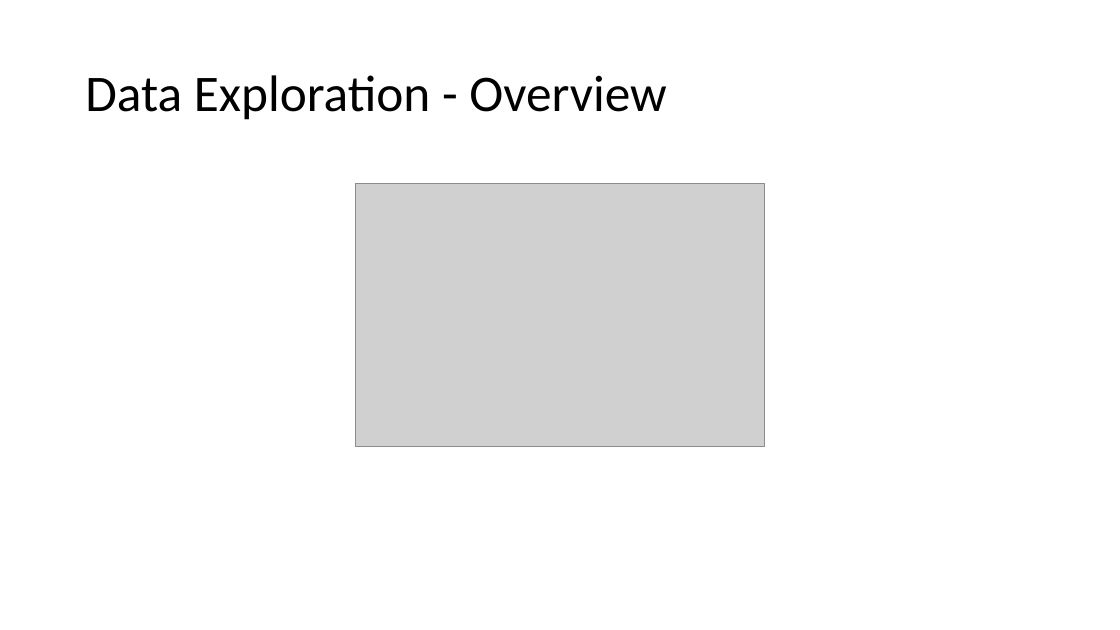
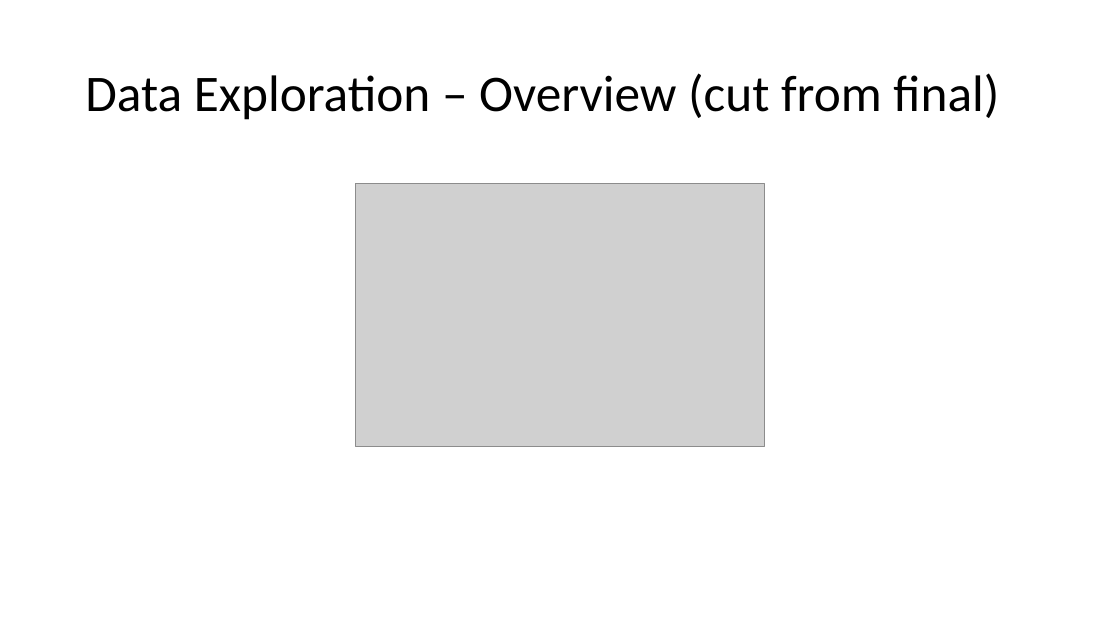
Before and after one commit to elu267/Group_Project_Unit18, a slide deck: slide 6 of PPT/Group_Presentation.pptx (slide 5 before the commit). Drawn at 1120x630 pixels with LibreOffice and Linux fonts; fonts in the diff are those of the drawing; grey boxes stand for pictures. Boxes give left, top, right and bottom in pixels: in the first picture for what was removed or moved away, otherwise in the second. Text is boxed around its words. In the diff, an @@ line names an element or a change of style, - is before the commit and + after.

```diff
--- a/PPT/Group_Presentation.pptx
+++ b/PPT/Group_Presentation.pptx
@@ title at (x1=85, y1=73, x2=999, y2=120): text changed @@
-Data Exploration - Overview
+Data Exploration – Overview (cut from final)
```
Also in this commit, not shown: 3 other slides changed, 2 slides added, 1 slide removed.
